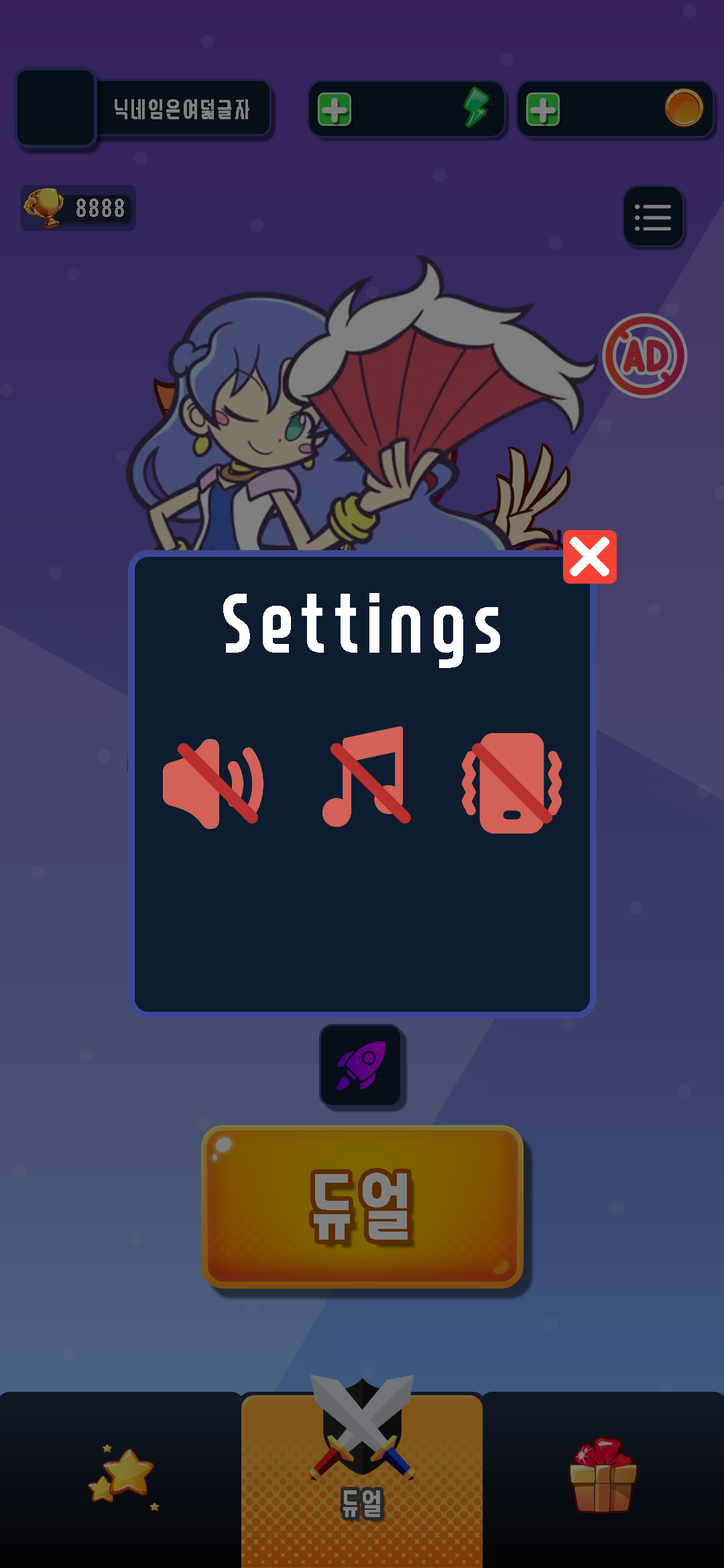
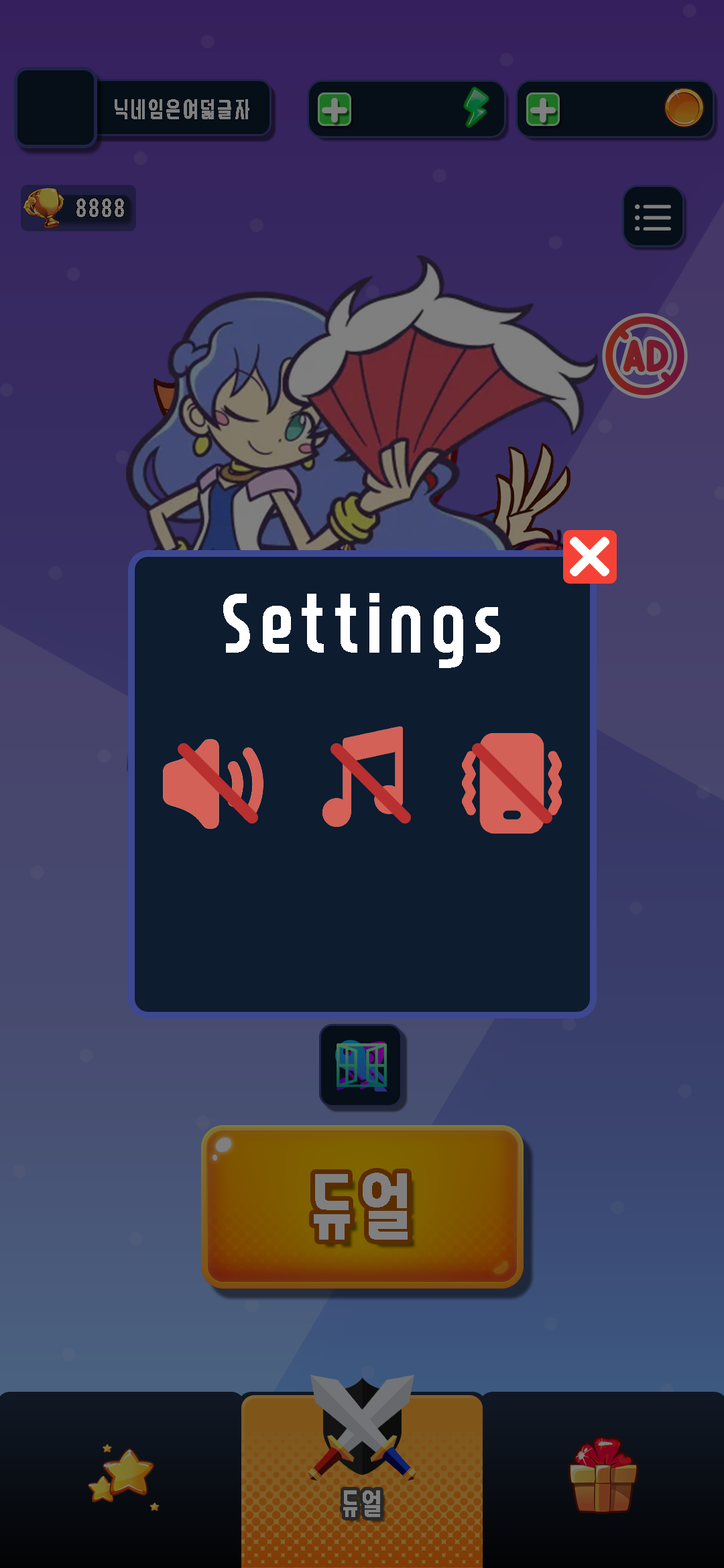
Comparing the layer stacks of the two 724px x 1568px images. Changes:
added layer "Player2SkillIcon" in group "PlayerSkill" over [336, 1043, 387, 1087]
added layer "Player3SkillIcon" in group "PlayerSkill" over [335, 1039, 387, 1092]
